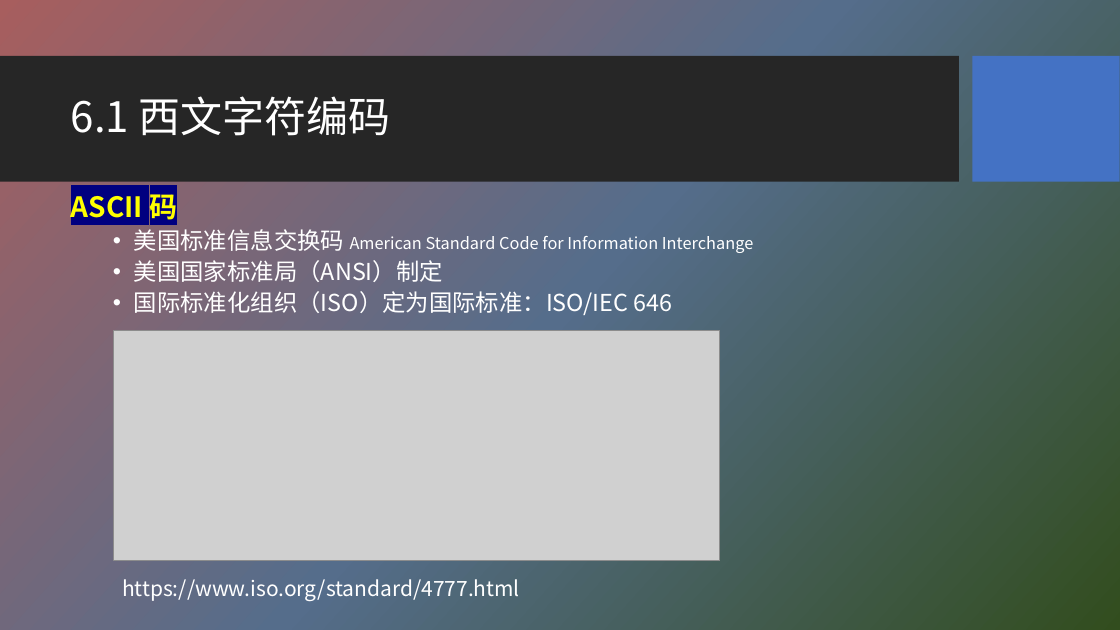
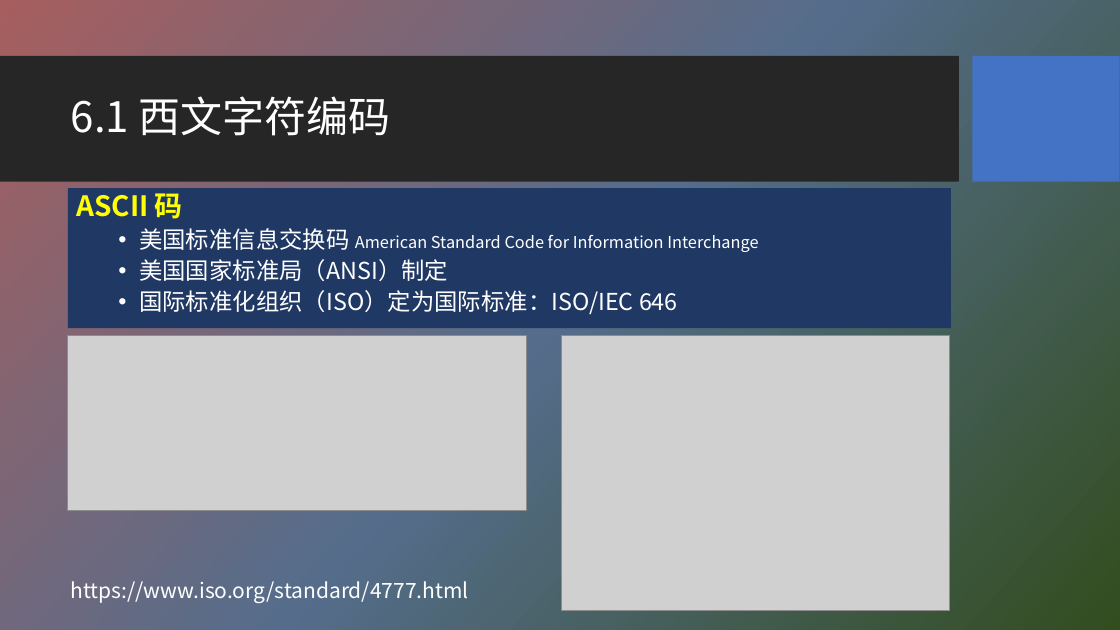
Before and after one commit to HBU/NLP_PPT, a slide deck: slide 4 of PPT-2020/ch06 字符编码与字频统计.pptx. Drawn at 1120x630 pixels with LibreOffice and Linux fonts; fonts in the diff are those of the drawing; grey boxes stand for pictures; background and template pictures are left out. Boxes give left, top, right and bottom in pixels: in the first picture for what was removed or moved away, otherwise in the second. Text is boxed around its words. In the diff, an @@ line names an element or a change of style, - is before the commit and + after.

```diff
--- a/PPT-2020/ch06 字符编码与字频统计.pptx
+++ b/PPT-2020/ch06 字符编码与字频统计.pptx
@@ text "ASCII 码": place and size @@
-text "ASCII 码" at [71, 189, 753, 315]
+text "ASCII 码" at [68, 188, 951, 329]
@@ text "ASCII 码" at [68, 188, 951, 329]: fill none to #203864 @@
@@ text at [76, 193, 183, 219]: highlight #000080 to none in "ASCII 码" @@
@@ picture: place and size @@
-picture at [113, 331, 719, 561]
+picture at [68, 336, 527, 510]
@@ picture added at [562, 336, 950, 611] @@
@@ text "https://www.iso.org/standard/4777.html": place and size @@
-text "https://www.iso.org/standard/4777.html" at [122, 579, 520, 601]
+text "https://www.iso.org/standard/4777.html" at [71, 581, 469, 603]
```
Also in this commit, not shown: 27 other slides changed, 3 slides added.
